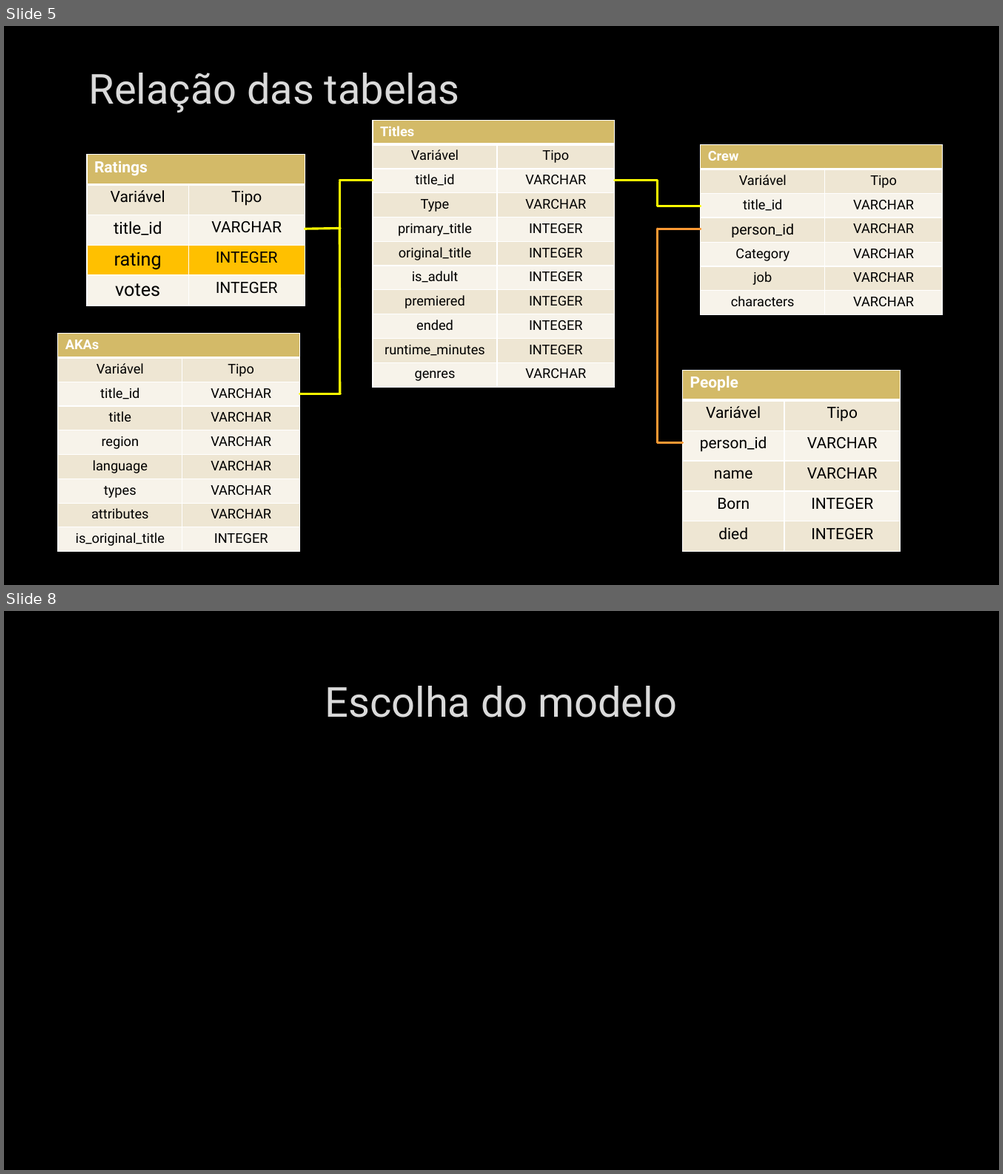
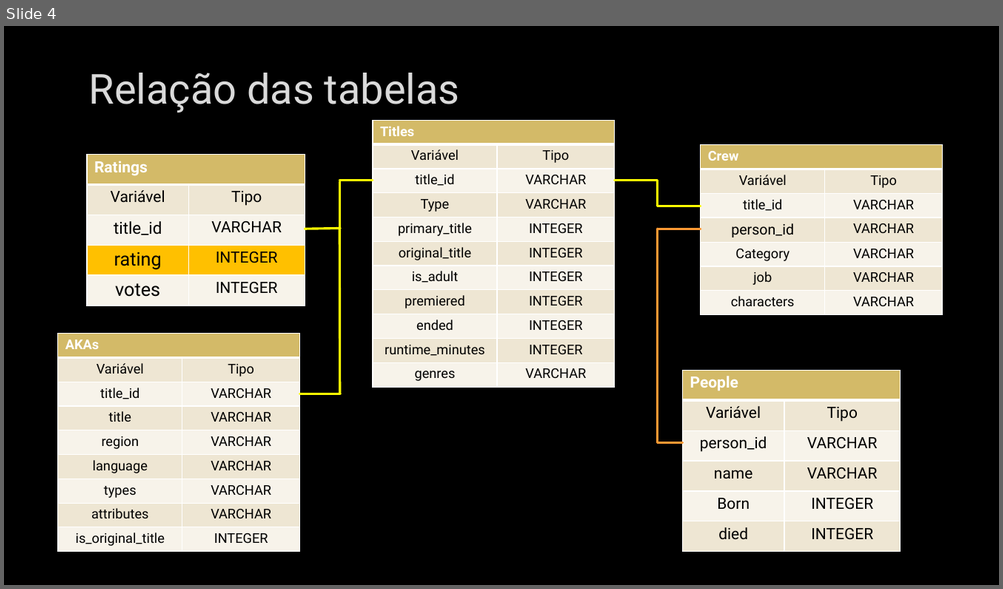
Before and after one commit to ProencaC/imdb, a slide deck: Docs/Apresentação.pptx. Shown one above the other, each under a label of ours: slides 5 and 8 before the commit, slide 4 after it; the slides between them are not shown. The pictures are 1003x1174 and 1003x589 pixels, drawn with LibreOffice and Linux fonts; fonts in the diff are those of the drawing; background and template pictures are left out. Boxes give left, top, right and bottom in pixels: in the first picture for what was removed or moved away, otherwise in the second. Text is boxed around its words. In the diff, an @@ line names an element or a change of style, - is before the commit and + after.

```diff
--- a/Docs/Apresentação.pptx
+++ b/Docs/Apresentação.pptx
@@ slide 8 removed at (x1=4, y1=611, x2=999, y2=1170), background picture (left out) @@
@@ title removed at (x1=325, y1=686, x2=677, y2=718) @@
-Escolha do modelo
@@ what was slide 5 is now slide 4 @@
```
Also in this commit, not shown: 5 slides changed, 8 slides added, 3 other slides removed.
